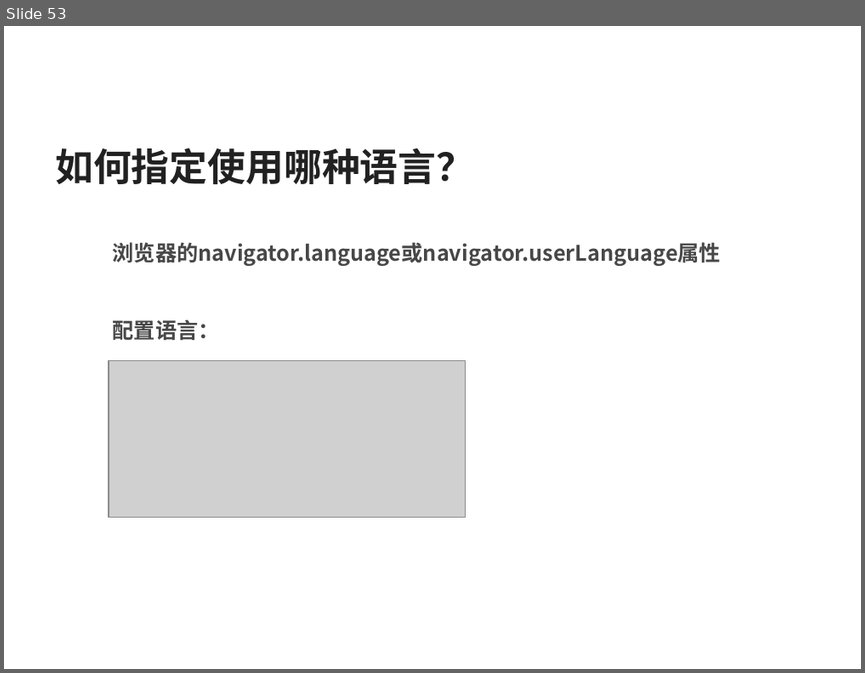
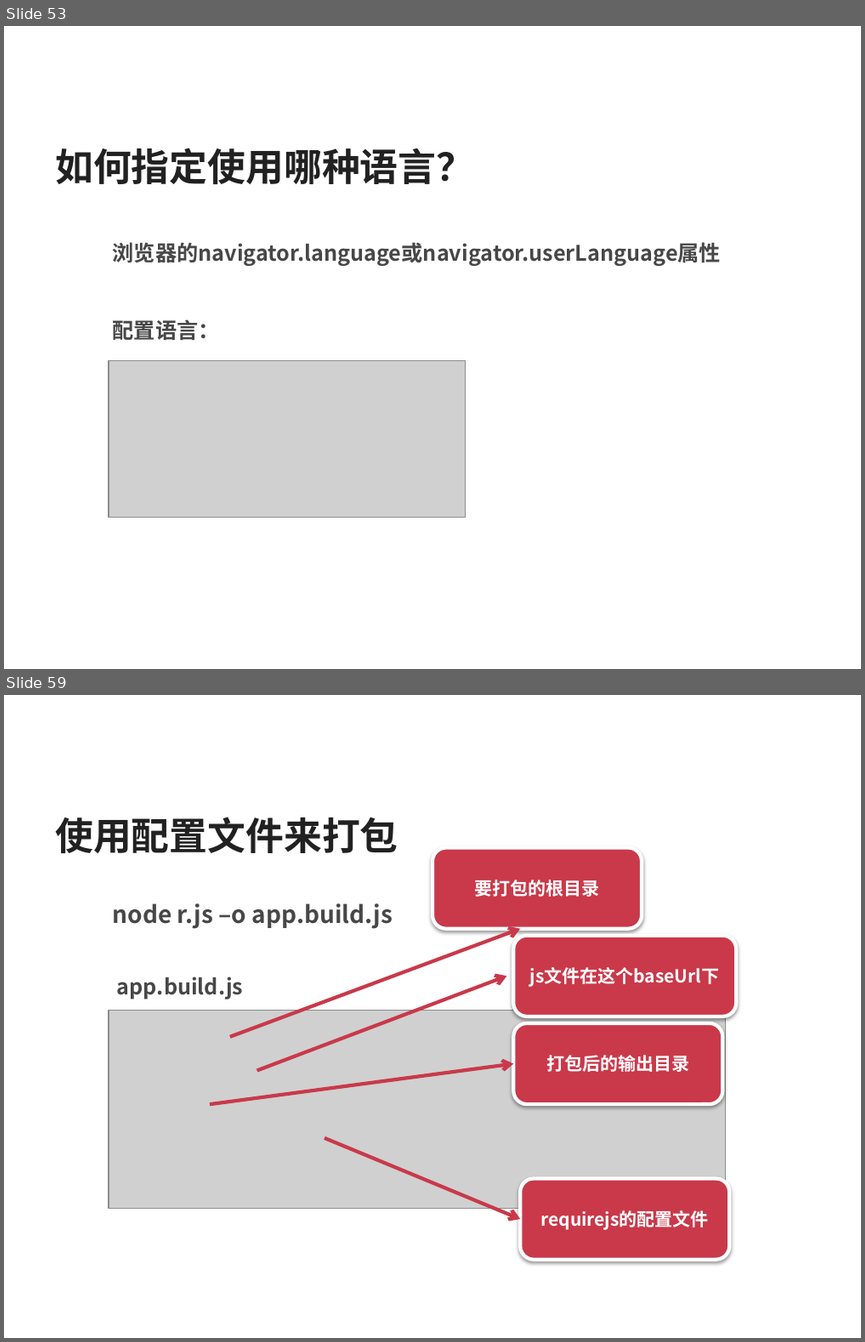
Before and after one commit to silvajs/lecturer, a slide deck: requirejs/doc/requirejs.pptx. Shown one above the other, each under a label of ours: slide 53 before the commit, slides 53 and 59 after it; the slides between them are not shown. The pictures are 865x673 and 865x1342 pixels, drawn with LibreOffice and Linux fonts; fonts in the diff are those of the drawing; grey boxes stand for pictures. Boxes give left, top, right and bottom in pixels: in the first picture for what was removed or moved away, otherwise in the second. Text is boxed around its words. In the diff, an @@ line names an element or a change of style, - is before the commit and + after.

Commit message:
打包基本使用

```diff
--- a/requirejs/doc/requirejs.pptx
+++ b/requirejs/doc/requirejs.pptx
@@ slide 59 added at bbox=[4, 695, 861, 1338], background #FFFFFF @@
@@ text added at bbox=[55, 817, 398, 853], 32 pt, text #212121, bold @@
+使用配置文件来打包
@@ rounded rectangle added at bbox=[432, 847, 642, 928], fill #C9394A, outline #FFFFFF 3 pt, 15 pt, text #FFFFFF, bold @@
+要打包的根目录
@@ text added at bbox=[113, 903, 392, 929], 20 pt, text #474747, bold @@
+  node r.js –o app.build.js
@@ arrow added from (230, 1037) to (520, 929), #C9394A 3 pt @@
@@ rounded rectangle added at bbox=[513, 936, 736, 1016], fill #C9394A, outline #FFFFFF 3 pt, 15 pt, text #FFFFFF, bold @@
+js文件在这个baseUrl下
@@ text added at bbox=[117, 976, 244, 999], 18 pt, text #474747, bold @@
+app.build.js
@@ arrow added from (256, 1071) to (507, 976), #C9394A 3 pt @@
@@ picture added at bbox=[109, 1009, 726, 1208] @@
@@ rounded rectangle added at bbox=[513, 1023, 722, 1104], fill #C9394A, outline #FFFFFF 3 pt, 15 pt, text #FFFFFF, bold @@
+打包后的输出目录
@@ arrow added from (210, 1104) to (513, 1063), #C9394A 3 pt @@
@@ arrow added from (324, 1138) to (520, 1219), #C9394A 3 pt @@
@@ rounded rectangle added at bbox=[520, 1179, 729, 1259], fill #C9394A, outline #FFFFFF 3 pt, 15 pt, text #FFFFFF, bold @@
+requirejs的配置文件
```
Also in this commit, not shown: 6 other slides added, 7 other files.
